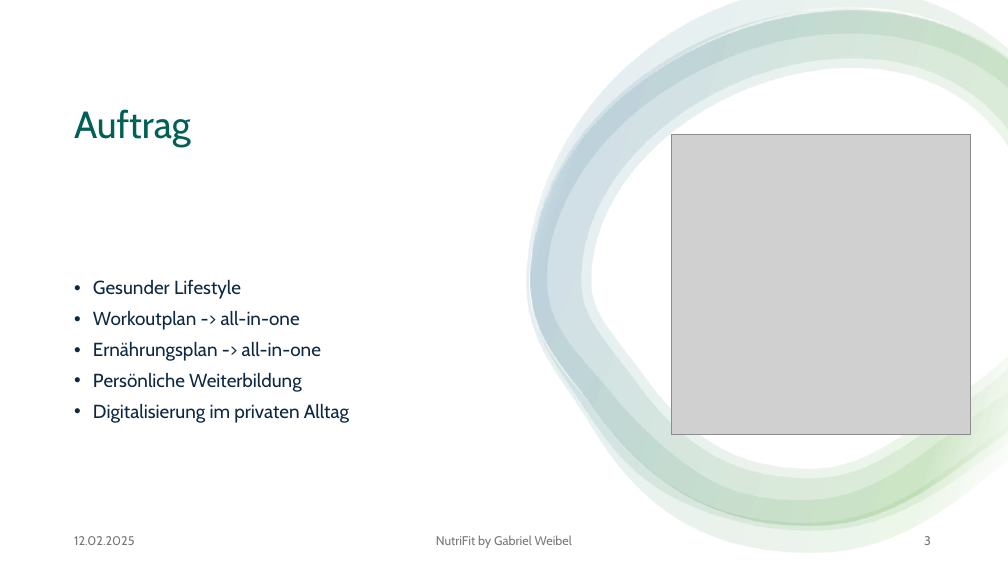
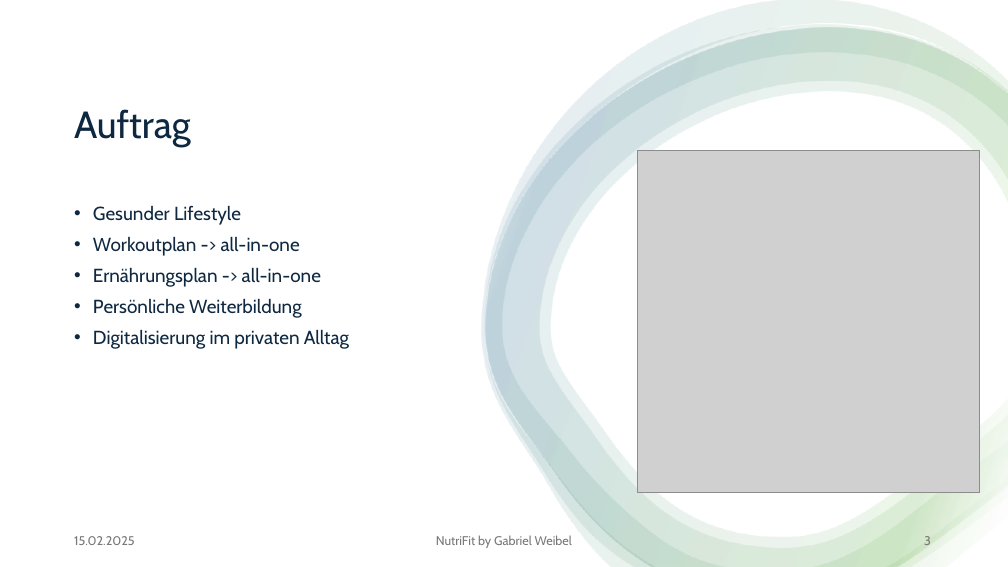
Before and after one commit to gaweCodes/NutriFit, a slide deck: slide 3 of docs/Vorstellung_NutriFit.pptx. Drawn at 1008x567 pixels with LibreOffice and Linux fonts; fonts in the diff are those of the drawing; grey boxes stand for pictures. Boxes give left, top, right and bottom in pixels: in the first picture for what was removed or moved away, otherwise in the second. Text is boxed around its words. In the diff, an @@ line names an element or a change of style, - is before the commit and + after.

```diff
--- a/docs/Vorstellung_NutriFit.pptx
+++ b/docs/Vorstellung_NutriFit.pptx
@@ freeform shape resized from (x1=527, y1=0, x2=1008, y2=553) to (x1=481, y1=0, x2=1008, y2=567) @@
@@ freeform shape resized from (x1=531, y1=8, x2=1008, y2=531) to (x1=485, y1=24, x2=1008, y2=567) @@
@@ freeform shape resized from (x1=531, y1=11, x2=1008, y2=526) to (x1=485, y1=28, x2=1008, y2=567) @@
@@ freeform shape resized from (x1=531, y1=11, x2=1008, y2=526) to (x1=485, y1=28, x2=1008, y2=567) @@
@@ title "Auftrag" at (x1=74, y1=109, x2=191, y2=147): text colour #005F56 to #0E2841 @@
@@ picture resized from (x1=671, y1=135, x2=971, y2=434) to (x1=637, y1=150, x2=980, y2=493) @@
@@ text "Gesunder Lifestyle" at (x1=93, y1=205, x2=349, y2=349): vertical alignment middle to top @@
@@ text at (x1=74, y1=536, x2=135, y2=545): text changed @@
-12.02.2025
+15.02.2025
```
Also in this commit, not shown: 8 other slides changed, 19 other files.
